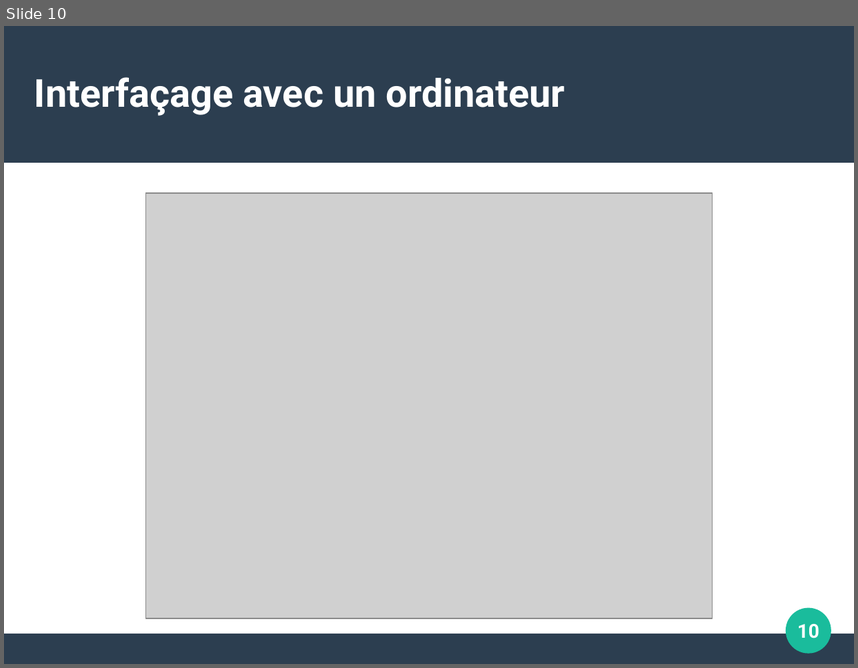
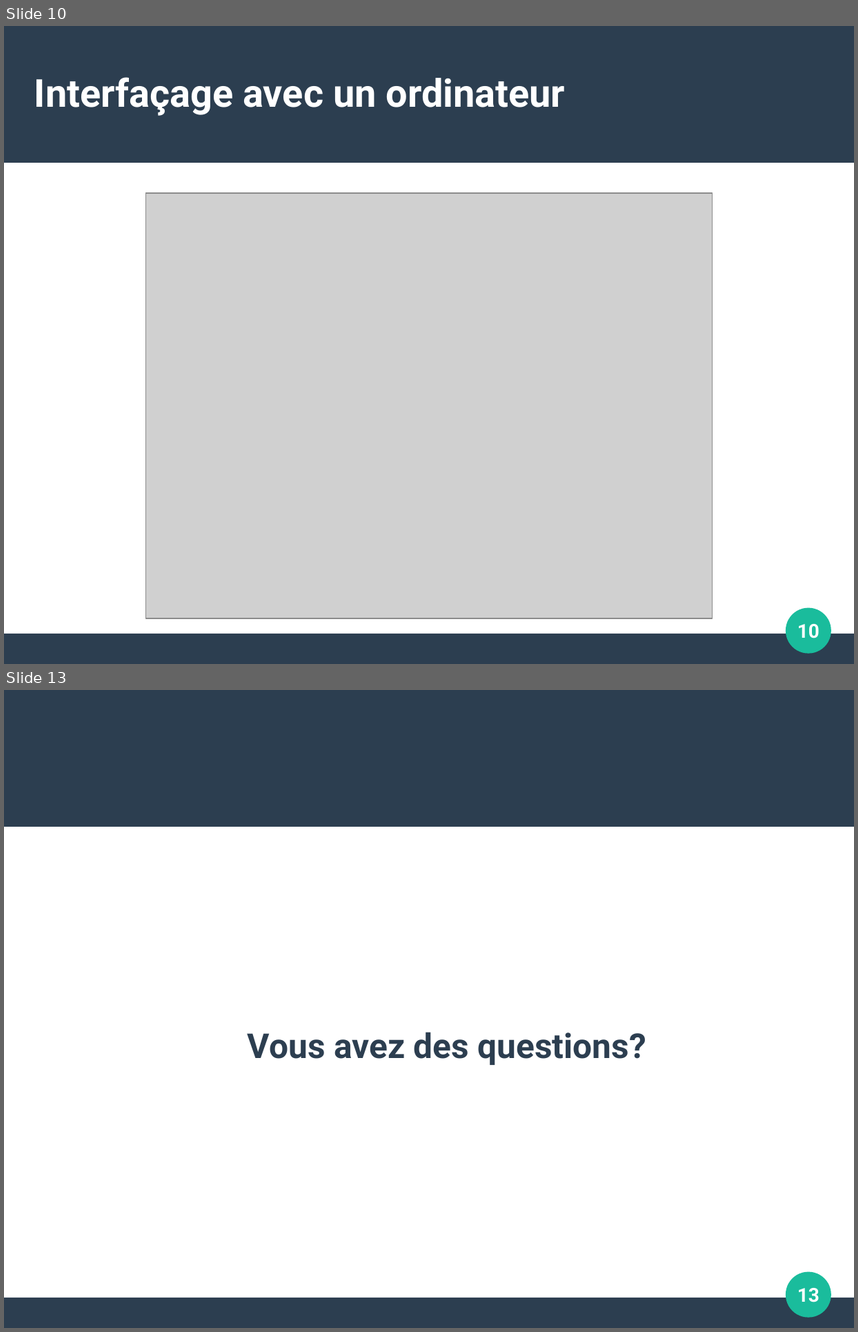
Before and after one commit to surpriserom/Pilotage-automatique-d-un-voilier-via-un-bus-CAN-Arduino, a slide deck: Document/Présentation.odp. Shown one above the other, each under a label of ours: slide 10 before the commit, slides 10 and 13 after it; the slides between them are not shown. The pictures are 858x668 and 858x1332 pixels, drawn with LibreOffice and Linux fonts; fonts in the diff are those of the drawing; grey boxes stand for pictures. Boxes give left, top, right and bottom in pixels: in the first picture for what was removed or moved away, otherwise in the second. Text is boxed around its words. In the diff, an @@ line names an element or a change of style, - is before the commit and + after.

```diff
--- a/Document/Présentation.odp
+++ b/Document/Présentation.odp
@@ slide 13 added at [4, 690, 854, 1328], background #FFFFFF; not listed: 3 template elements that a slide beside it also shows @@
@@ text added at [248, 1032, 646, 1065], 32 pt, text #2C3E50, bold @@
+Vous avez des questions?
@@ page number added at [797, 1288, 820, 1302], 18 pt, text #FFFFFF, bold @@
+13
```
Also in this commit, not shown: 4 slides changed, 1 other slide added, 13 other files.
